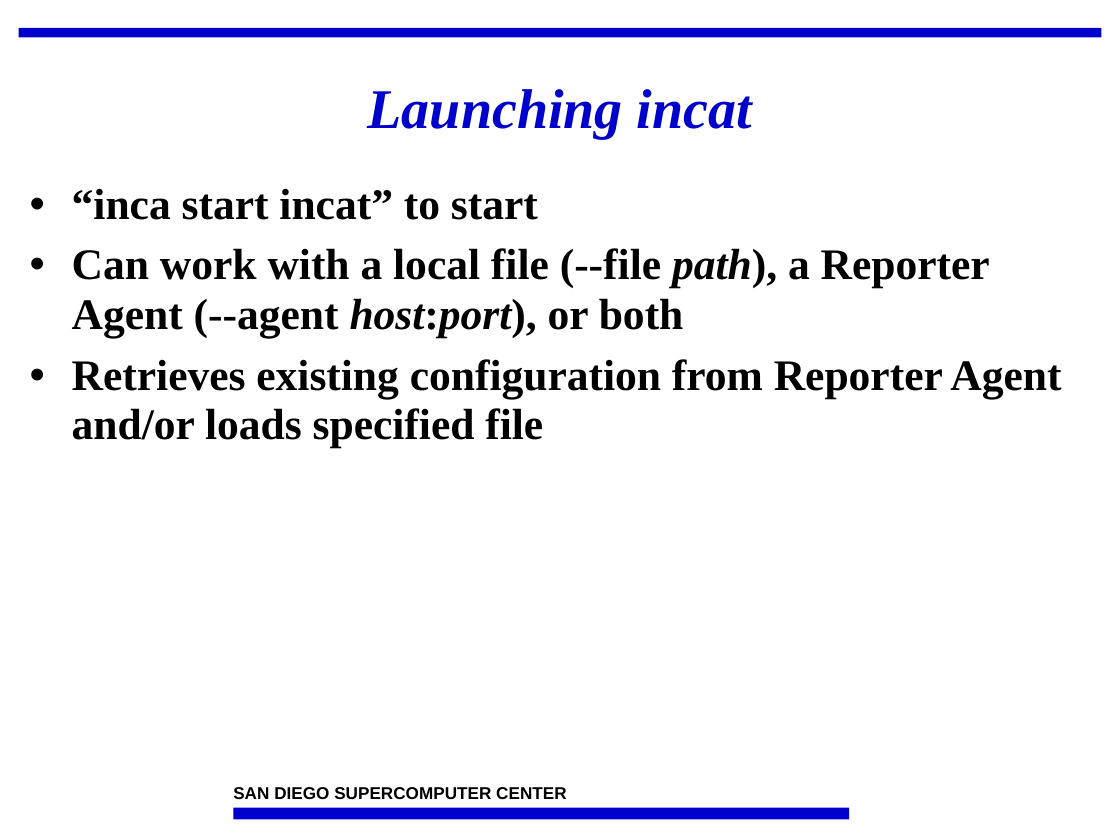
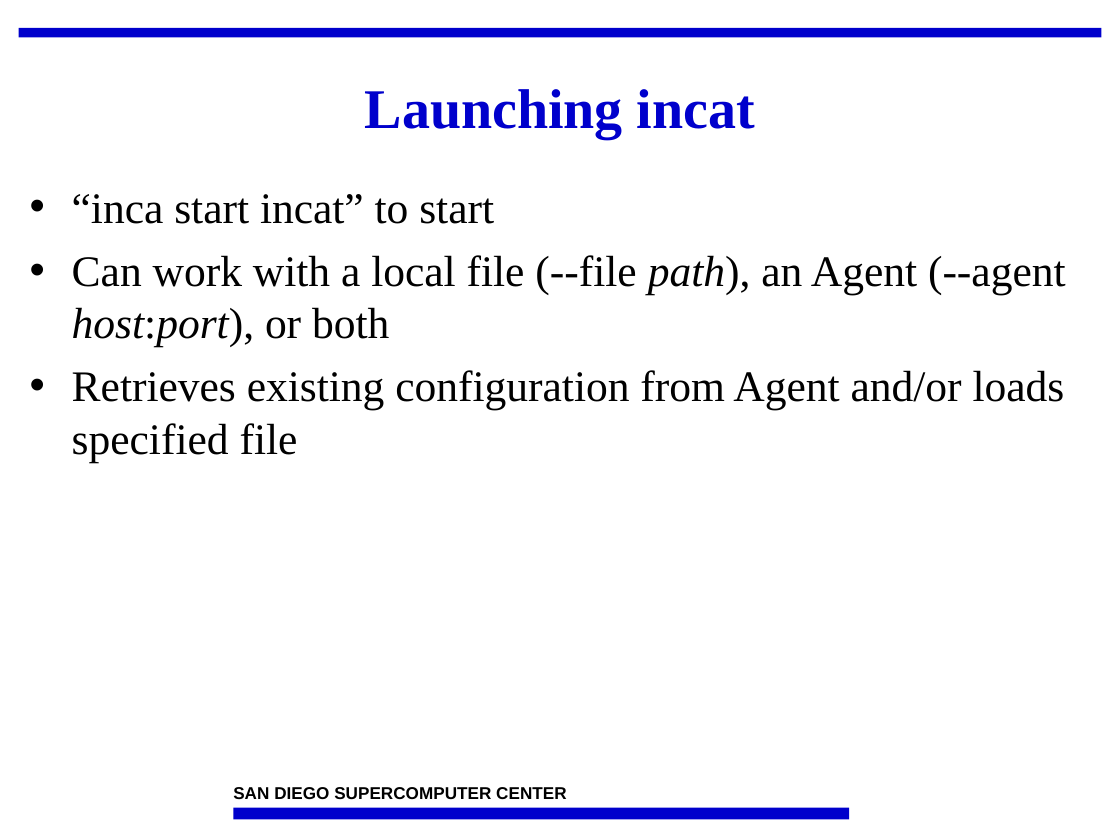
Before and after one commit to IncaProject/inca-xsede, a slide deck: slide 4 of talks/2008workshop/incat.ppt. Drawn at 1120x840 pixels with LibreOffice and Linux fonts; fonts in the diff are those of the drawing; background and template pictures are left out. Boxes give left, top, right and bottom in pixels: in the first picture for what was removed or moved away, otherwise in the second. Text is boxed around its words. In the diff, an @@ line names an element or a change of style, - is before the commit and + after.

Commit message:
Update.

```diff
--- a/talks/2008workshop/incat.ppt
+++ b/talks/2008workshop/incat.ppt
@@ title "Launching incat" at (365,89,755,139): italic off @@
@@ text at (72,194,494,224): bold off in "“inca start incat” to start"; line spacing 0.95 to 1 @@
@@ text at (72,255,1066,462): text changed; bold off @@
-• Can work with a local file (--file path), a Reporter Agent (--agent host:port), or both
-• Retrieves existing configuration from Reporter Agent and/or loads specified file
+• Can work with a local file (--file path), an Agent (--agent host:port), or both
+• Retrieves existing configuration from Agent and/or loads specified file
```
Also in this commit, not shown: 17 other slides changed, 1 slide added.
